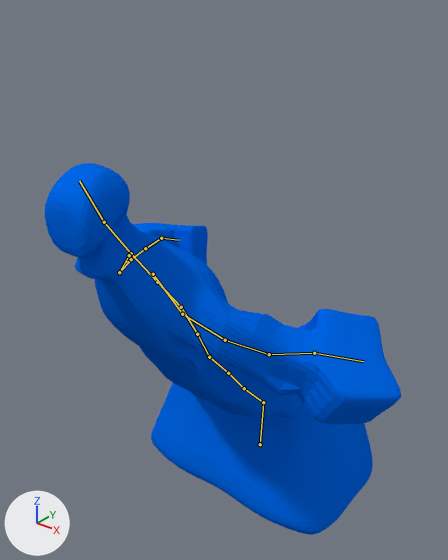
The Blender file Models/water_monster.blend, before and after one commit.
Both versions are drawn from a 50 mm camera at (8.3, -20.36, 6.97) aimed at (0.04, -10.03, 0.56). Lighting does not change. The marker at lower left points along +X, +Y and +Z. Both versions are drawn at frame 50 of the action 'water movement.002'; the numbers are the values there. The bones that bend it are drawn over the model as lines.
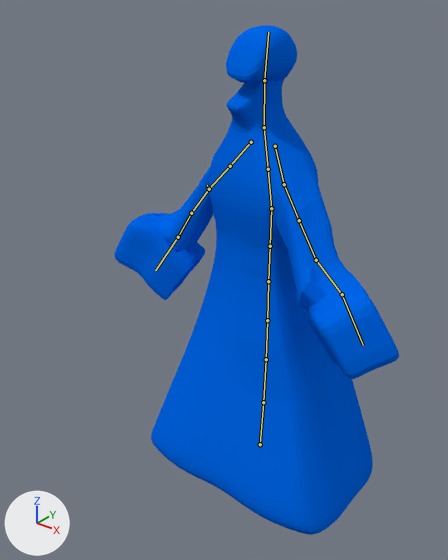
Changed parts and their boxes (x1, y1, x2, y2) in the pictures (448 x 560 px):
'Cube', posed (20% narrower, 37% taller): before (45, 163, 401, 535); after (114, 25, 399, 535)
bone 'Bone.006', root to tip: before (263, 402) to (244, 388); after (263, 402) to (266, 359)
bone 'Bone.001', root to tip: before (244, 388) to (228, 373); after (266, 359) to (267, 320)
bone 'Bone.007', root to tip: before (228, 373) to (209, 357); after (267, 320) to (268, 281)
bone 'Bone.002', root to tip: before (209, 357) to (197, 334); after (268, 281) to (270, 246)
bone 'Bone.009', root to tip: before (197, 334) to (181, 307); after (270, 246) to (271, 208)
bone 'Bone.010', root to tip: before (129, 255) to (119, 272); after (251, 142) to (230, 166)
bone 'Bone.012', root to tip: before (119, 272) to (131, 259); after (230, 166) to (209, 189)
bone 'Bone.017', root to tip: before (182, 314) to (225, 340); after (284, 184) to (299, 220)
bone 'Bone.019', root to tip: before (269, 354) to (314, 353); after (316, 260) to (342, 294)

Diff of the bpy script that builds the scene:
```diff
--- a/Models/water_monster.blend.py
+++ b/Models/water_monster.blend.py
@@ bone_bone_006 @@
 bone_bone_006 = bpy.data.objects['Armature'].pose.bones['Bone.006']  # child of 'Bone'
-bone_bone_006.rotation_quaternion = (0.912, 0.396, 0.123, 0.035)  # degrees (48, 11, 9)
+bone_bone_006.rotation_quaternion = (0.998, 0.035, 0.046, -0.013)  # degrees (4, 5, -1)
@@ bone_bone_001 @@
 bone_bone_001 = bpy.data.objects['Armature'].pose.bones['Bone.001']  # child of 'Bone.006'
-bone_bone_001.rotation_quaternion = (0.99, -0.002, -0.137, -0.017)  # degrees (0, -16, -2)
+bone_bone_001.rotation_quaternion = (0.99, -0.014, -0.139, 0.027)  # degrees (-2, -16, 3)
@@ bone_bone_007 @@
 bone_bone_007 = bpy.data.objects['Armature'].pose.bones['Bone.007']  # child of 'Bone.001'
-bone_bone_007.rotation_quaternion = (0.999, 0.017, -0.035, 0.002)  # degrees (2, -4, 0)
+bone_bone_007.rotation_quaternion = (0.999, 0.047, -0.012, -0.023)  # degrees (5, -1, -3)
@@ bone_bone_002 @@
 bone_bone_002 = bpy.data.objects['Armature'].pose.bones['Bone.002']  # child of 'Bone.007'
-bone_bone_002.rotation_quaternion = (0.994, -0.109, -0.019, 0.016)  # degrees (-13, -2, 2)
+bone_bone_002.rotation_quaternion = (0.999, -0.034, -0.019, 0.03)  # degrees (-4, -2, 4)
@@ bone_bone_009 @@
 bone_bone_009 = bpy.data.objects['Armature'].pose.bones['Bone.009']  # child of 'Bone.002'
-bone_bone_009.rotation_quaternion = (0.999, -0.002, 0.028, 0.046)  # degrees (0, 3, 5)
+bone_bone_009.rotation_quaternion = (1.0, 0.0, 0.0, 0.0)  # degrees (0, 0, 0)
@@ bone_bone_010 @@
 bone_bone_010 = bpy.data.objects['Armature'].pose.bones['Bone.010']  # child of 'Bone.008'
-bone_bone_010.location = (0.04, 0.01, 0.0)
+bone_bone_010.location = (0.0, 0.0, 0.0)
@@ bone_bone_012 @@
 bone_bone_012 = bpy.data.objects['Armature'].pose.bones['Bone.012']  # child of 'Bone.010'
-bone_bone_012.rotation_quaternion = (0.819, -0.126, -0.401, -0.391)  # degrees (9, -49, -55)
+bone_bone_012.rotation_quaternion = (0.95, -0.004, -0.306, 0.058)  # degrees (-3, -36, 8)
@@ bone_bone_017 @@
 bone_bone_017 = bpy.data.objects['Armature'].pose.bones['Bone.017']  # child of 'Bone.016'
-bone_bone_017.rotation_quaternion = (0.972, -0.099, 0.132, -0.168)  # degrees (-14, 13, -21)
+bone_bone_017.rotation_quaternion = (0.993, -0.097, -0.072, 0.019)  # degrees (-11, -8, 3)
@@ bone_bone_019 @@
 bone_bone_019 = bpy.data.objects['Armature'].pose.bones['Bone.019']  # child of 'Bone.018'
-bone_bone_019.rotation_quaternion = (0.983, 0.021, 0.087, -0.16)  # degrees (1, 10, -18)
+bone_bone_019.rotation_quaternion = (0.982, 0.01, 0.085, -0.169)  # degrees (-1, 10, -20)
```
